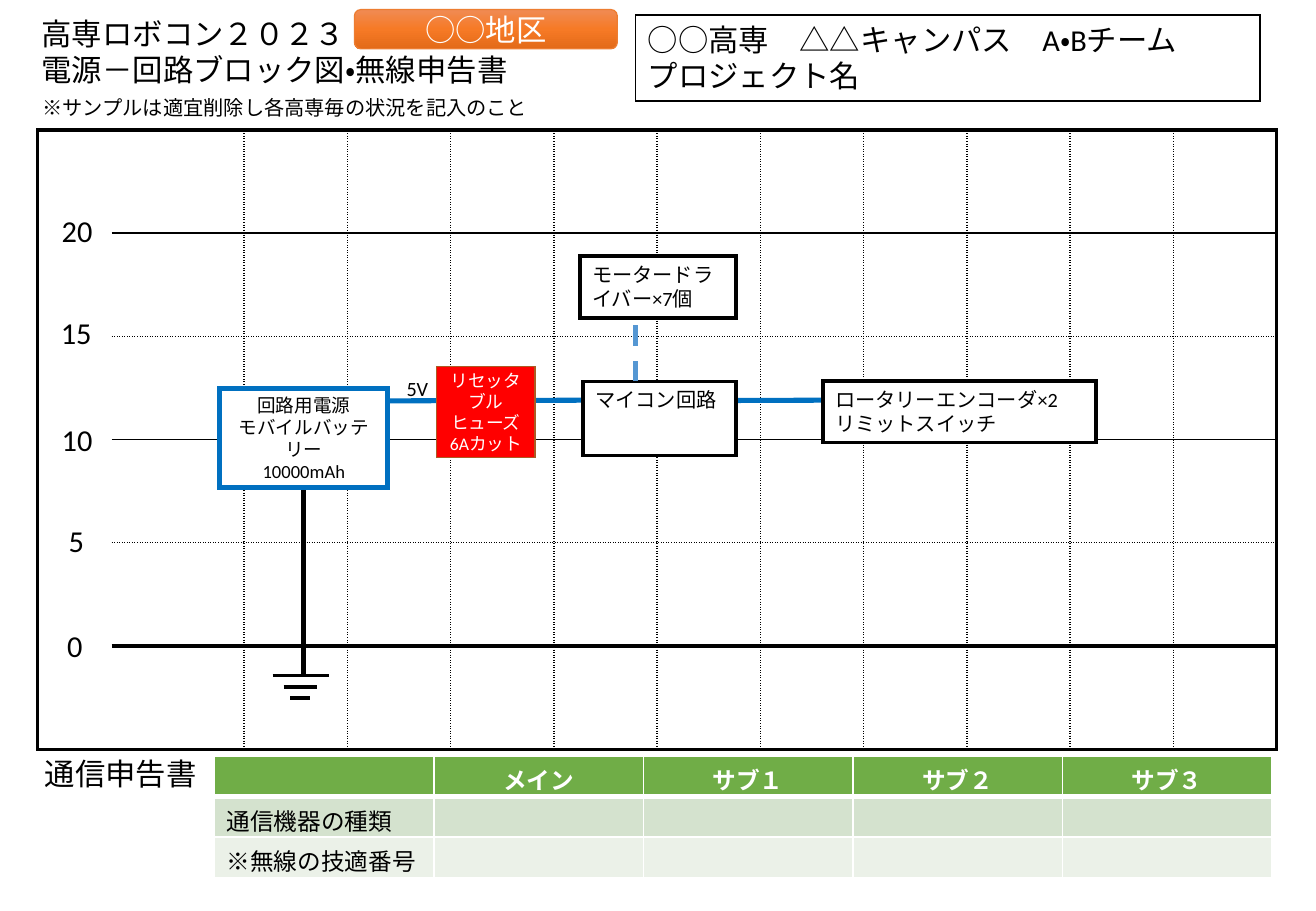
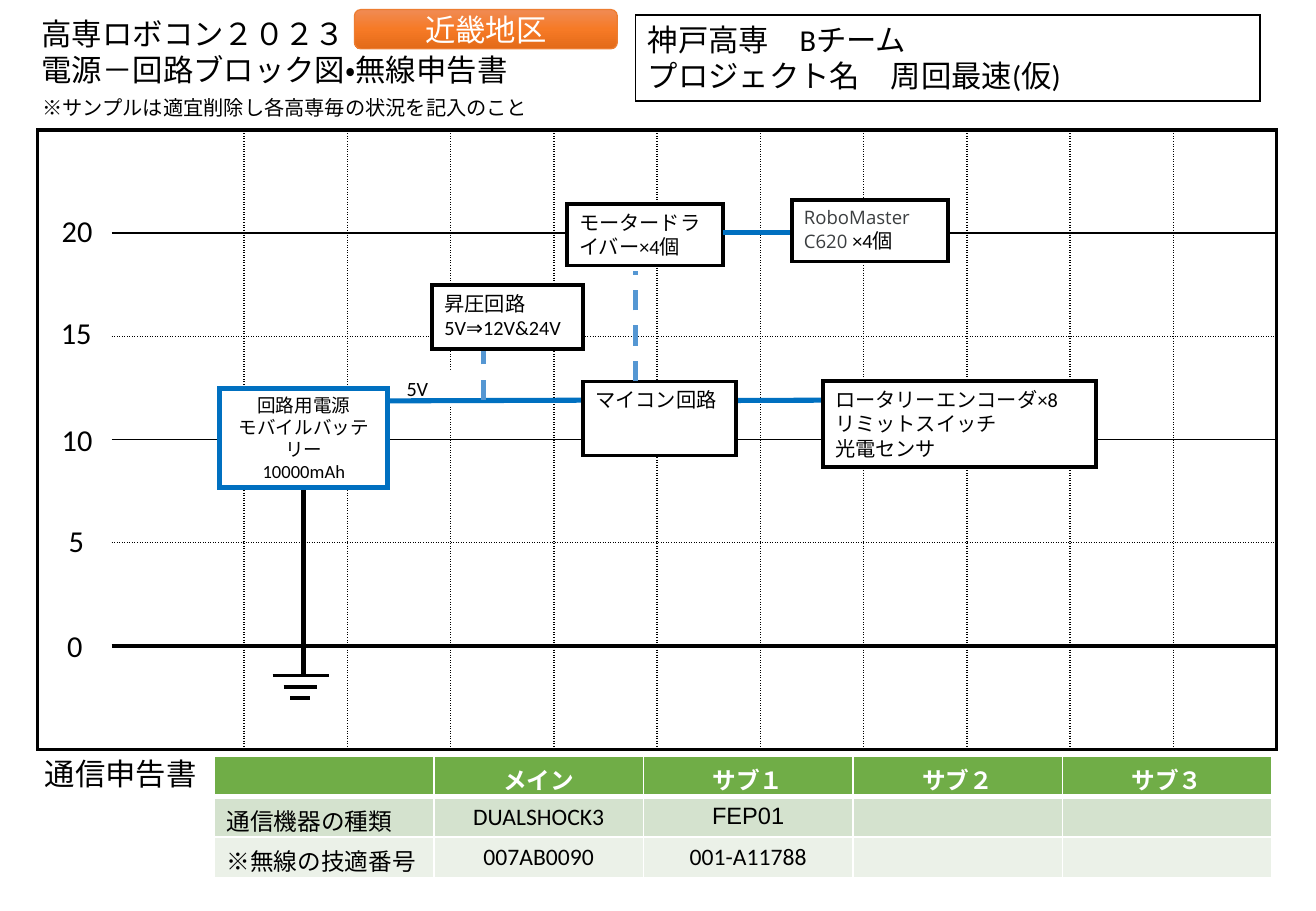
Before and after one commit to er-cat/2023honrobo-document, a slide deck: slide 2 of ６．【電源電位申告書】神戸高専AB.pptx. Drawn at 1316x911 pixels with LibreOffice and Linux fonts; fonts in the diff are those of the drawing. Boxes give left, top, right and bottom in pixels: in the first picture for what was removed or moved away, otherwise in the second. Text is boxed around its words. In the diff, an @@ line names an element or a change of style, - is before the commit and + after.

```diff
--- a/６．【電源電位申告書】神戸高専AB.pptx
+++ b/６．【電源電位申告書】神戸高専AB.pptx
@@ text in rounded rectangle at (x1=425, y1=15, x2=546, y2=48): text changed @@
-○○地区
+近畿地区
@@ text in rectangle at (x1=648, y1=25, x2=1061, y2=91): text changed @@
-○○高専 △△キャンパス A・Bチーム
-プロジェクト名
+神戸高専 Bチーム
+プロジェクト名 周回最速(仮)
@@ rectangle "モータードライバー×4個" moved from (x1=580, y1=256, x2=736, y2=317) to (x1=567, y1=204, x2=724, y2=265) @@
@@ rectangle added at (x1=792, y1=200, x2=949, y2=261), fill #FFFFFF, outline #000000 2.25 pt, 11 pt, text #3B3E40 @@
+RoboMaster C620 ×4個
@@ text in rectangle at (x1=579, y1=213, x2=700, y2=256): text changed @@
-モータードライバー×7個
+モータードライバー×4個
@@ line added from (723, 233) to (838, 233), #0070C0 3 pt @@
@@ rectangle added at (x1=433, y1=284, x2=583, y2=349), fill #FFFFFF, outline #000000 2.25 pt, 12 pt, text #000000 @@
+昇圧回路
+5V⇒12V&24V
@@ line moved from (636, 382) - (636, 318) to (636, 382) - (636, 271) @@
@@ line added from (484, 400) to (484, 326), #5698D3 3 pt dashed @@
@@ rectangle removed at (x1=436, y1=367, x2=535, y2=458) @@
-リセッタブルヒューズ
-6Aカット
@@ rectangle "ロータリーエンコーダ×8" resized from (x1=823, y1=382, x2=1096, y2=442) to (x1=823, y1=382, x2=1096, y2=468) @@
@@ text in rectangle at (x1=835, y1=390, x2=1058, y2=409): text changed @@
-ロータリーエンコーダ×2
+ロータリーエンコーダ×8
@@ text in rectangle at (x1=835, y1=439, x2=936, y2=458): paragraph added @@
+光電センサ
@@ table at (x1=214, y1=756, x2=1270, y2=877) @@
-row 2, column 2: 
+row 2, column 2: DUALSHOCK3
-row 2, column 3: 
+row 2, column 3: FEP01
-row 3, column 2: 
+row 3, column 2: 007AB0090
-row 3, column 3: 
+row 3, column 3: 001-A11788
```
Also in this commit, not shown: 2 other slides changed.
